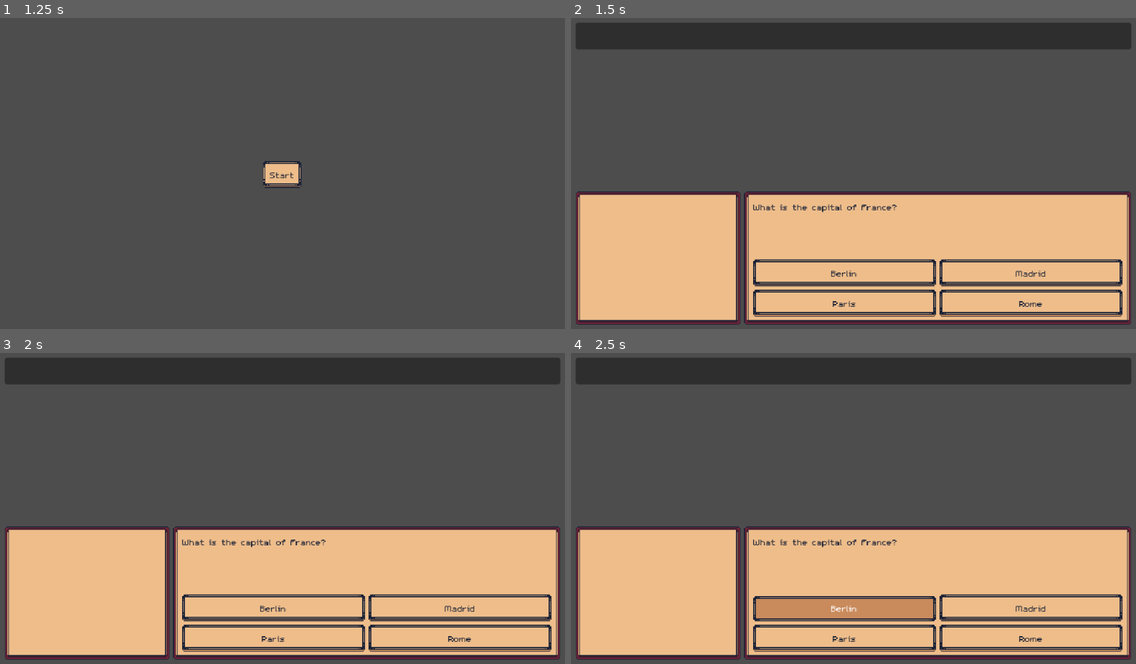
Above: before the commit, frames 1-4 (two rows, left to right).
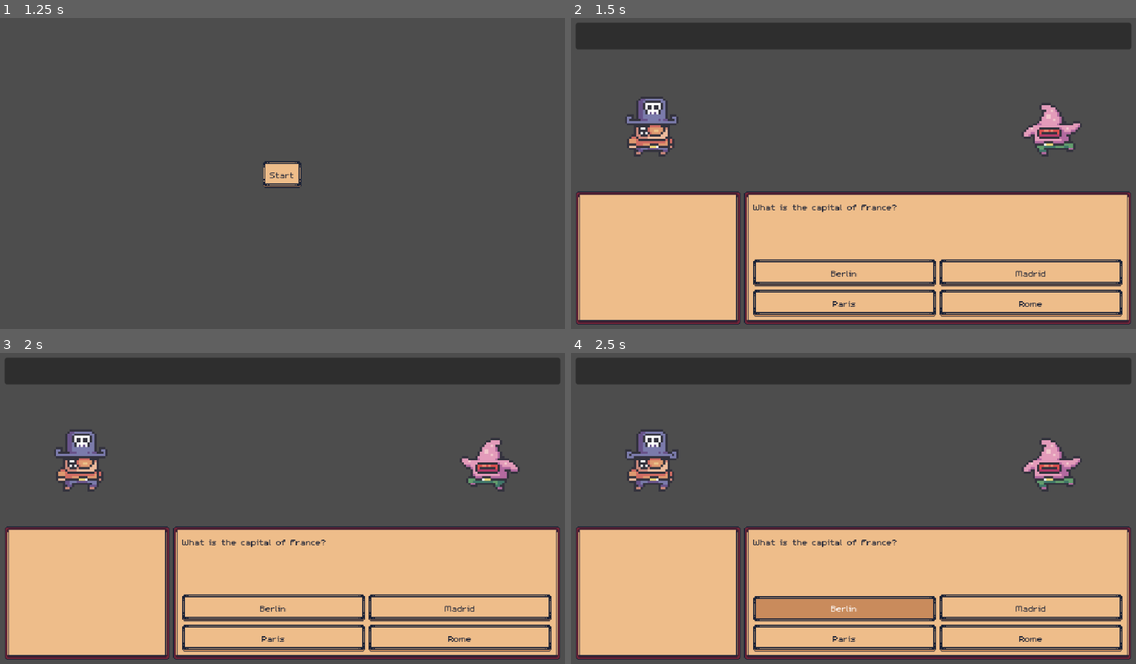
Above: after the commit, the same moments.

Repository: dev-laww/knight-quest
Game: Godot game, scene res://scenes/main.tscn
The game is run twice, just before and just after one commit, with the same random seed, the same clock (stepped at 60 frames per second) and the same inputs.
Inputs:
- Up to frame 1 (1.25 s): click "Login" at 0.5 s
- Up to frame 2 (1.5 s): click "Start" at 1.25 s
- Up to frame 3 (2 s): no input
- Up to frame 4 (2.5 s): click "Berlin" at 2 s

Frame 1 is identical in both runs. In frame 2, 2.1% of the frame differs, in the area x 9-91%, y 25-45%; in frame 3, 2.1%; in frame 4, 2.1%, in the area x 9-91%, y 24-45%.

Commit message:
player addition to scene

Diff:
--- a/knight-quest/scenes/world/battle.tscn
+++ b/knight-quest/scenes/world/battle.tscn
@@ -1,11 +1,15 @@
-[gd_scene load_steps=4 format=3 uid="uid://0ioux0qjw16k"]
+[gd_scene load_steps=6 format=3 uid="uid://0ioux0qjw16k"]
 
 [ext_resource type="PackedScene" uid="uid://bbw6djrw7xne1" path="res://scenes/components/managers/question_manager.tscn" id="1_ehm8x"]
 [ext_resource type="Script" uid="uid://d1qjlor5wiia2" path="res://scripts/world/battle.gd" id="1_fs26p"]
 [ext_resource type="PackedScene" uid="uid://cf6rph7p0k8y7" path="res://scenes/ui/overlays/heads_up_display.tscn" id="1_hjx2g"]
+[ext_resource type="PackedScene" uid="uid://dqpduk7nq4wmo" path="res://scenes/entities/characters/player.tscn" id="2_ehm8x"]
+[ext_resource type="PackedScene" uid="uid://yev5xqmq1t2q" path="res://scenes/entities/enemies/star.tscn" id="3_fs26p"]
 
 [node name="Battle" type="Node2D"]
 script = ExtResource("1_fs26p")
+player_scene = ExtResource("2_ehm8x")
+enemy_scene = ExtResource("3_fs26p")
 
 [node name="QuestionManager" parent="." instance=ExtResource("1_ehm8x")]
 
--- a/knight-quest/scripts/ui/overlays/heads_up_display.gd
+++ b/knight-quest/scripts/ui/overlays/heads_up_display.gd
@@ -2,17 +2,14 @@
 class_name HeadsUpDisplay
 
 
-@onready var player_position: Vector2 = %PlayerPosition.global_position
-@onready var enemy_position: Vector2 = %EnemyPosition.global_position
+@onready var player_position_marker: Marker2D = %PlayerPosition
+@onready var enemy_position_marker: Marker2D = %EnemyPosition
 @onready var question_label: RichTextLabel = %QuestionLabel
 @onready var answer_buttons: Array[Node] = [%FirstAnswerButton, %SecondAnswerButton, %ThirdAnswerButton, %FourthAnswerButton]
 @onready var answer_button_group: ButtonGroup = %FirstAnswerButton.button_group
 
+
 signal answer_selected(selected_index: int)
-
-
-func _ready() -> void:
-    answer_button_group.pressed.connect(_on_answer_selected)
 
 
 func set_question(question: Question) -> void:
@@ -33,3 +30,10 @@
         return
 
     answer_selected.emit(index)
+
+
+func deploy_player(player: Node2D) -> void:
+    player_position_marker.add_child.call_deferred(player)
+
+func deploy_enemy(enemy: Node2D) -> void:
+    enemy_position_marker.add_child.call_deferred(enemy)
--- a/knight-quest/scripts/world/battle.gd
+++ b/knight-quest/scripts/world/battle.gd
@@ -1,4 +1,8 @@
+@tool
 extends Node2D
+
+@export var player_scene: PackedScene
+@export var enemy_scene: PackedScene
 
 
 @onready var question_manager: QuestionManager = $QuestionManager
@@ -12,6 +16,8 @@
 
     heads_up_display.set_question(question)
     heads_up_display.answer_selected.connect(_on_answer_selected)
+    heads_up_display.deploy_player(player_scene.instantiate())
+    heads_up_display.deploy_enemy(enemy_scene.instantiate())
 
 
 func _on_answer_selected(selected_index: int) -> void:
